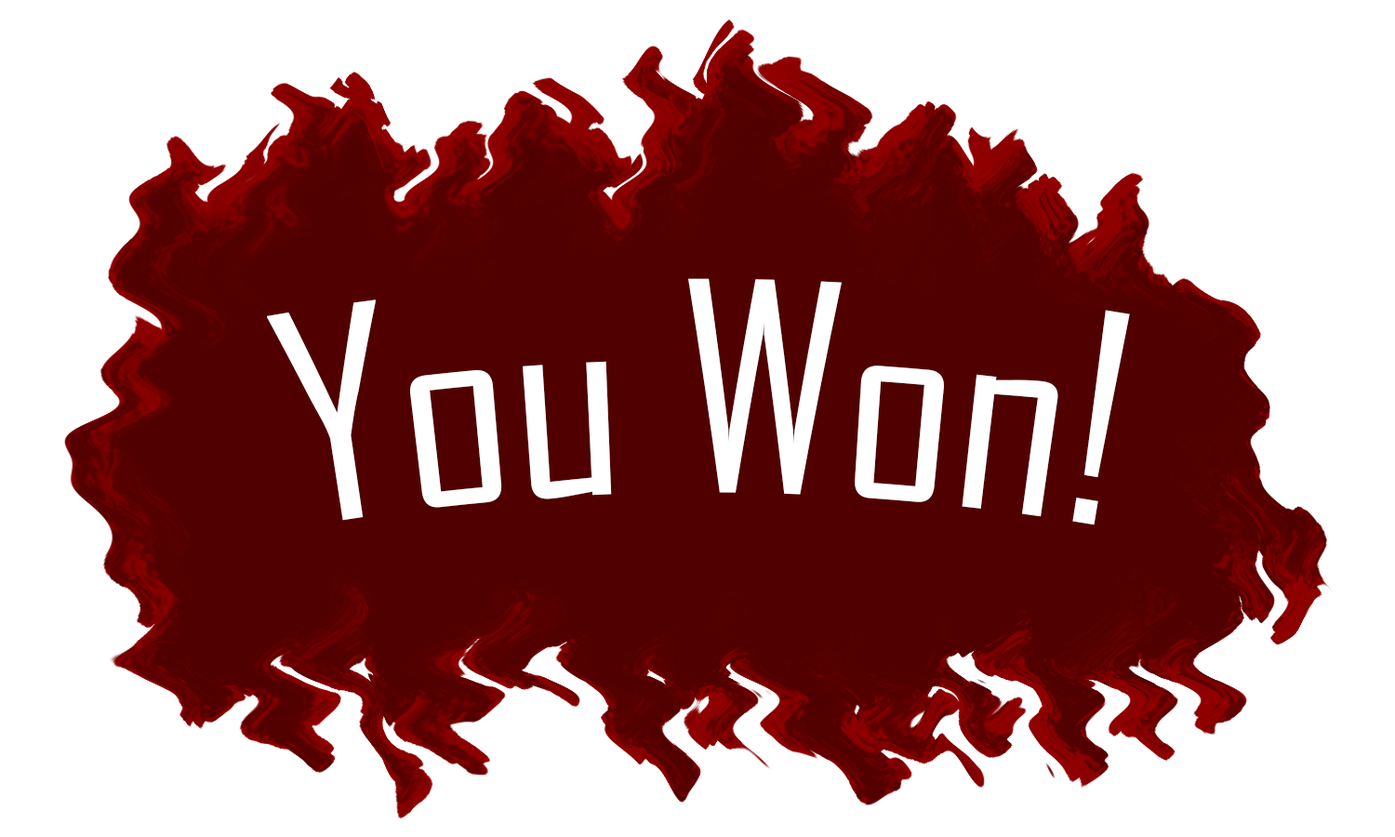
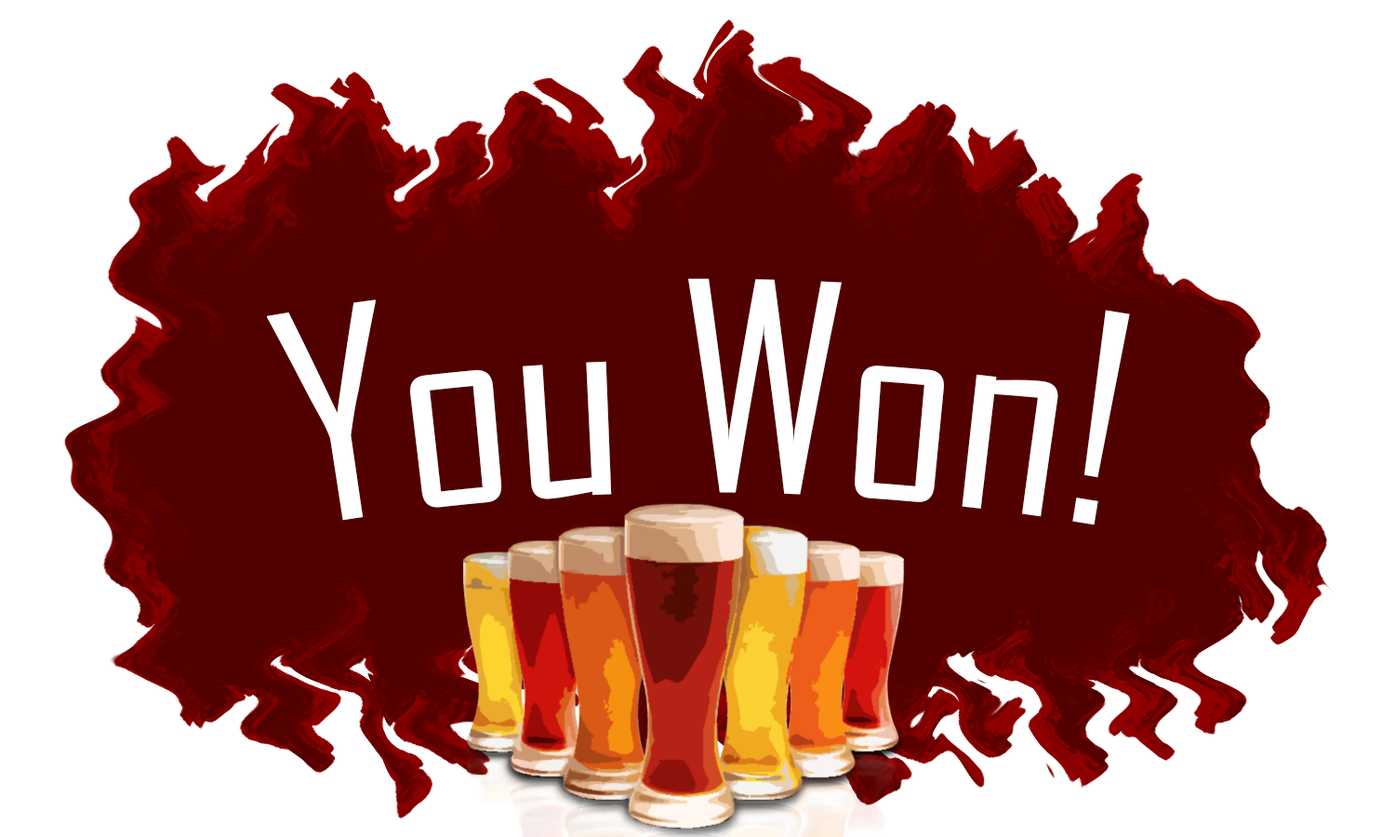
Revision of a layered 1395x837 image; what changed, layer by layer:
added layer "Layer 2" above "You Won!" over left=463, top=490, right=907, bottom=837
